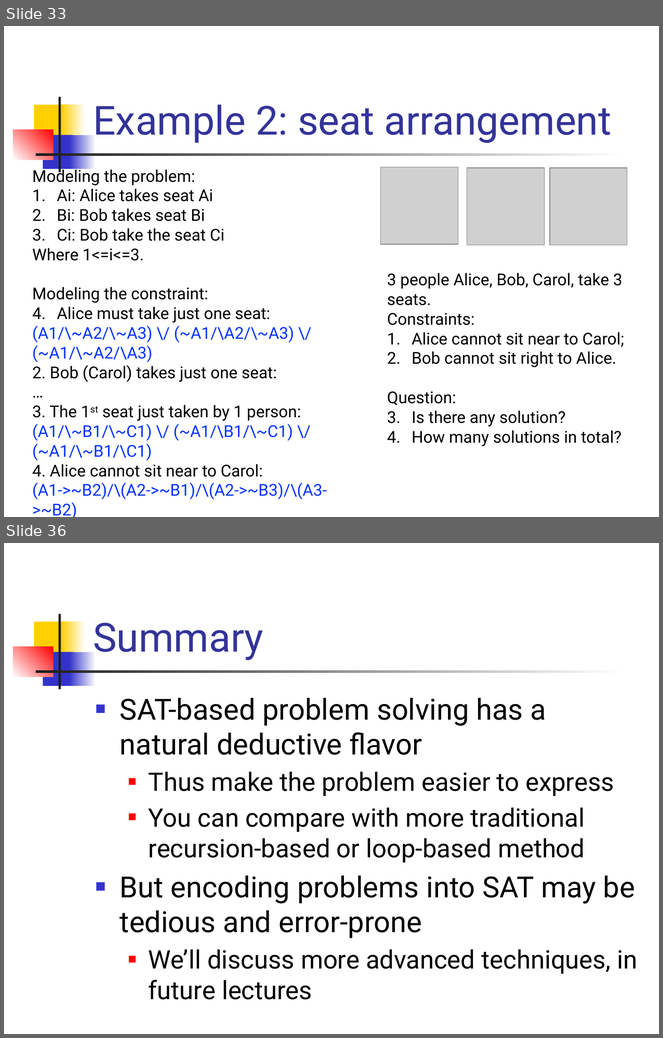
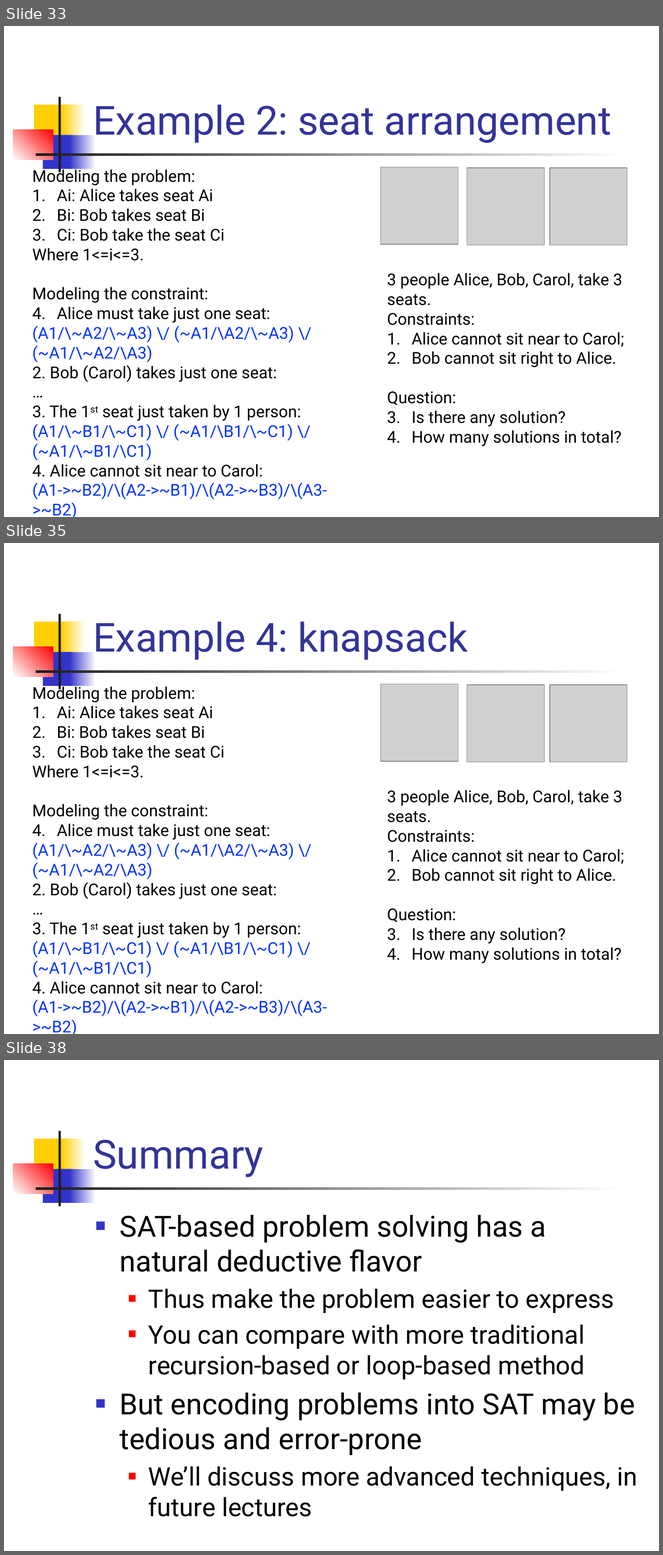
Before and after one commit to csslab-ustc/csslab-ustc.github.io, a slide deck: courses/theory/slides/lec07-sat.pptx. Shown one above the other, each under a label of ours: slides 33 and 36 before the commit, slides 33, 35 and 38 after it; the slides between them are not shown. The pictures are 663x1038 and 663x1555 pixels, drawn with LibreOffice and Linux fonts; fonts in the diff are those of the drawing; grey boxes stand for pictures. Boxes give left, top, right and bottom in pixels: in the first picture for what was removed or moved away, otherwise in the second. Text is boxed around its words. In the diff, an @@ line names an element or a change of style, - is before the commit and + after.

```diff
--- a/courses/theory/slides/lec07-sat.pptx
+++ b/courses/theory/slides/lec07-sat.pptx
@@ slide 35 added at (x1=4, y1=543, x2=659, y2=1034), background #FFFFFF; not listed: 7 template elements that a slide beside it also shows @@
@@ title added at (x1=93, y1=622, x2=468, y2=660), 44 pt, text #333399 @@
+Example 4: knapsack
@@ text added at (x1=32, y1=684, x2=327, y2=1034), 18 pt, text #000000 @@
+Modeling the problem:
+1. Ai: Alice takes seat Ai
+2. Bi: Bob takes seat Bi
+3. Ci: Bob take the seat Ci
+Where 1<=i<=3.
+Modeling the constraint:
+1. Alice must take just one seat:
+(A1/\~A2/\~A3) \/ (~A1/\A2/\~A3) \/ (~A1/\~A2/\A3)
+2. Bob (Carol) takes just one seat:
+…
+3. The 1st seat just taken by 1 person:
+(A1/\~B1/\~C1) \/ (~A1/\B1/\~C1) \/ (~A1/\~B1/\C1)
+4. Alice cannot sit near to Carol:
+(A1->~B2)/\(A2->~B1)/\(A2->~B3)/\(A3->~B2)
@@ picture added at (x1=380, y1=684, x2=458, y2=761) @@
@@ picture added at (x1=467, y1=685, x2=545, y2=762) @@
@@ picture added at (x1=550, y1=685, x2=627, y2=762) @@
@@ text added at (x1=387, y1=790, x2=624, y2=964), 18 pt, text #000000 @@
+3 people Alice, Bob, Carol, take 3 seats.
+Constraints:
+1. Alice cannot sit near to Carol;
+2. Bob cannot sit right to Alice.
+Question:
+1. Is there any solution?
+2. How many solutions in total?
@@ what was slide 36 is now slide 38 @@
```
Also in this commit, not shown: 2 slides changed, 1 other slide added, 7 other files.
